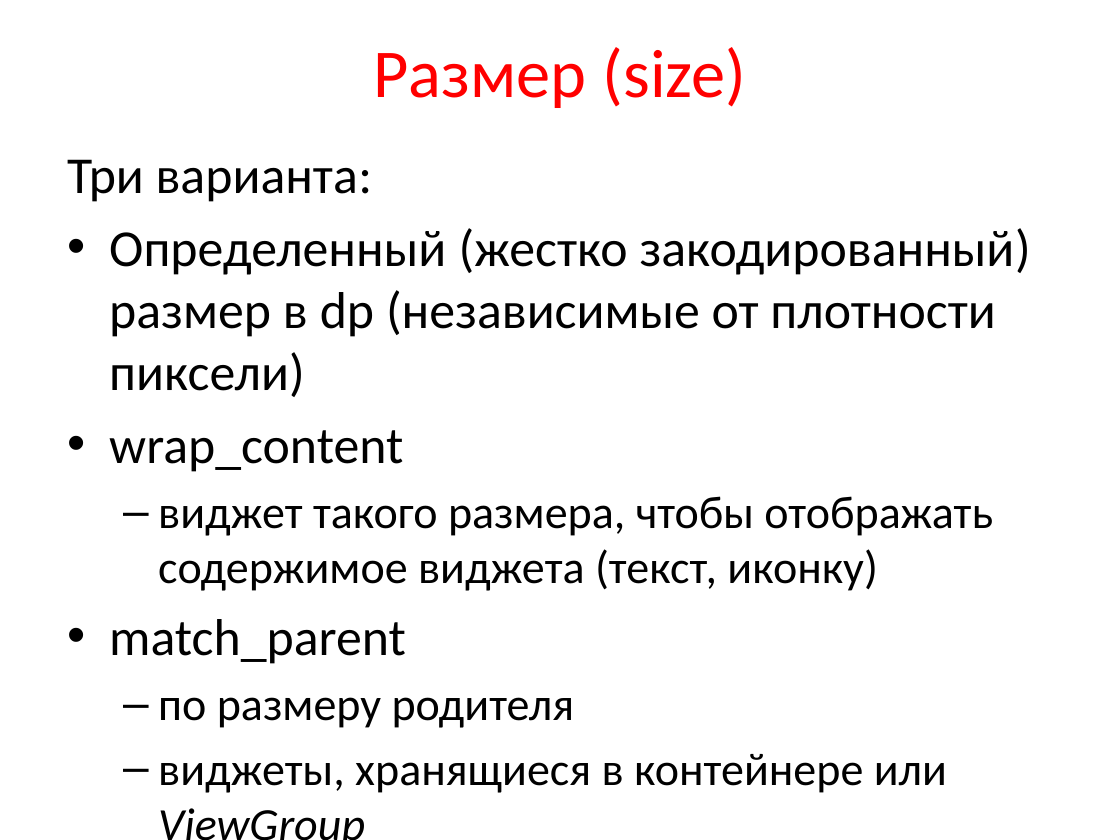
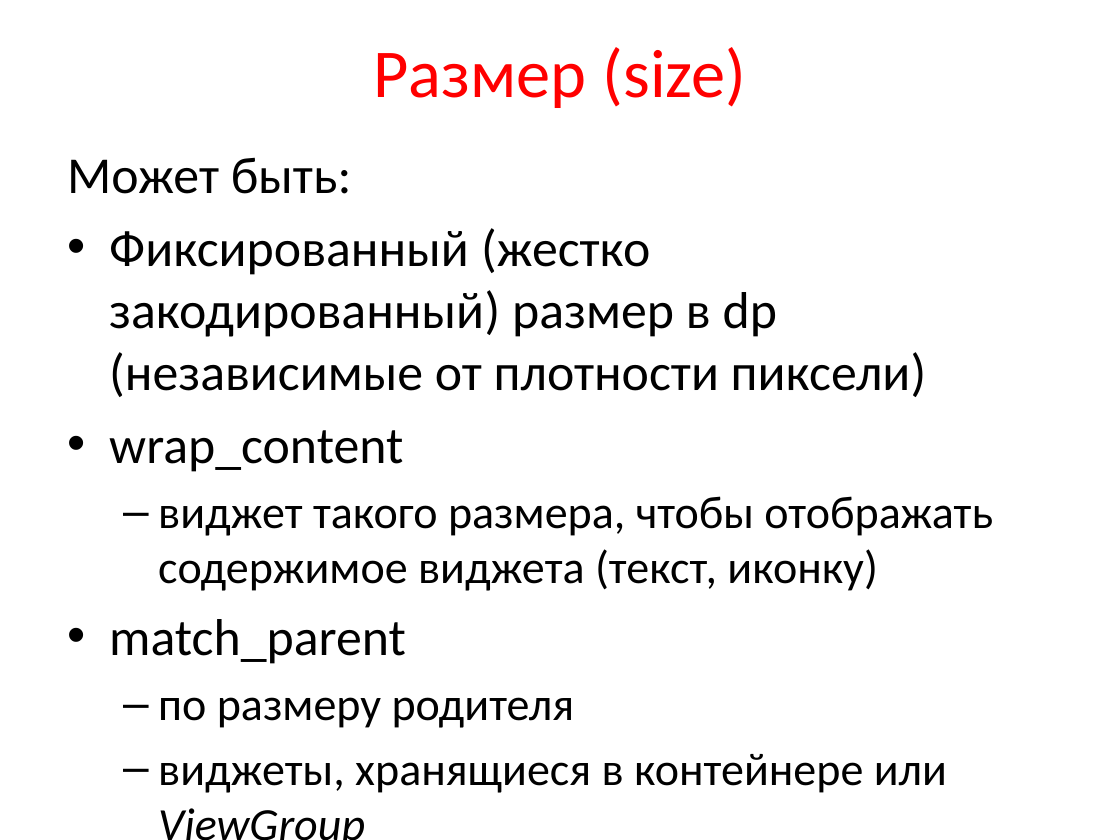
Before and after one commit to maxchv/Android, a slide deck: slide 6 of presentation/3_BasicUI.pptx. Drawn at 1120x840 pixels with LibreOffice and Linux fonts; fonts in the diff are those of the drawing. Boxes give left, top, right and bottom in pixels: in the first picture for what was removed or moved away, otherwise in the second. Text is boxed around its words. In the diff, an @@ line names an element or a change of style, - is before the commit and + after.

```diff
--- a/presentation/3_BasicUI.pptx
+++ b/presentation/3_BasicUI.pptx
@@ text at bbox=[67, 157, 927, 397]: text changed @@
-Три варианта:
-• Определенный (жестко закодированный) размер в dp (независимые от плотности пиксели)
+Может быть:
+• Фиксированный (жестко закодированный) размер в dp (независимые от плотности пиксели)
```
Also in this commit, not shown: 20 other slides changed, 8 slides added, 10 slides removed.
